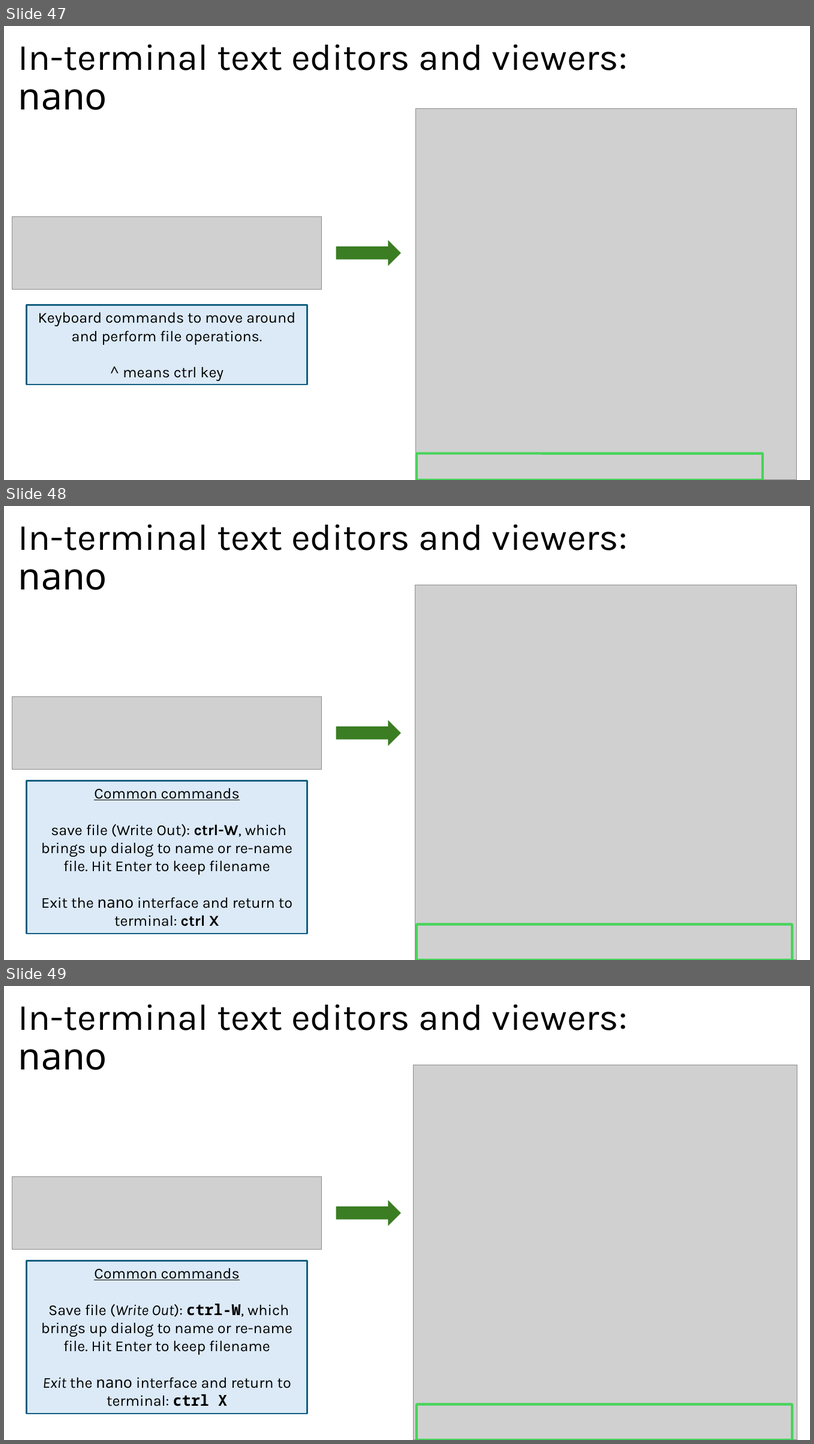
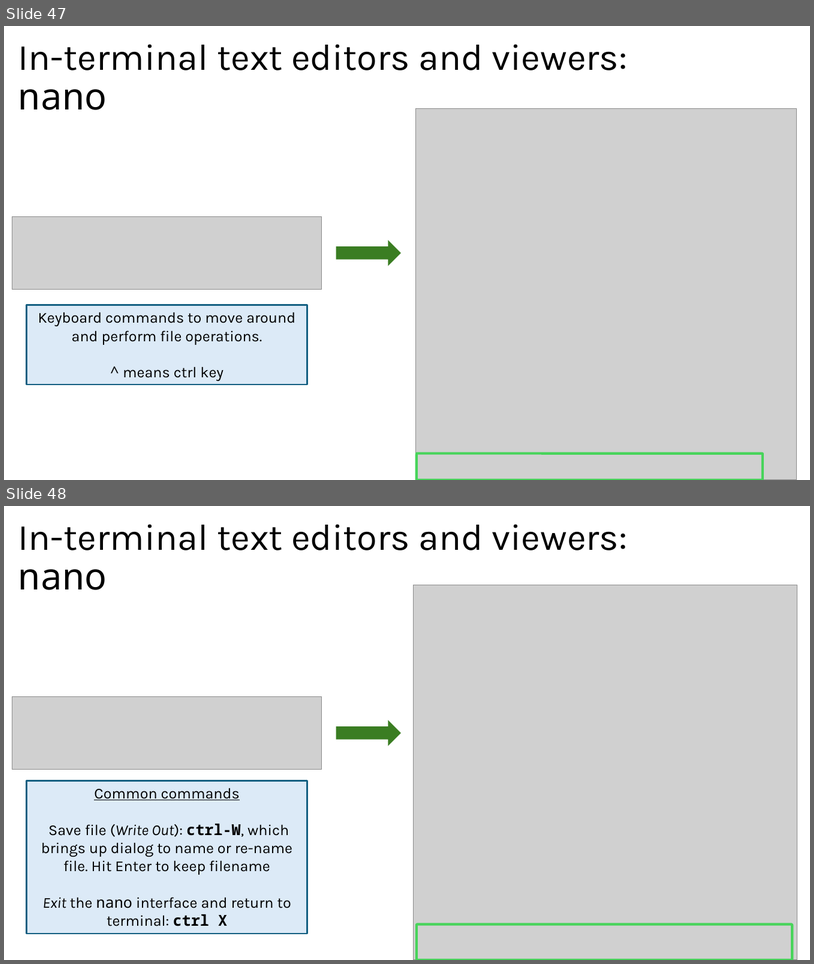
Before and after one commit to harvardinformatics/short-trainings, a slide deck: cmd-line-101/03-integration.pptx. Shown one above the other, each under a label of ours: slides 47, 48 and 49 before the commit, slides 47 and 48 after it. The pictures are 814x1444 and 814x964 pixels, drawn with LibreOffice and Linux fonts; fonts in the diff are those of the drawing; grey boxes stand for pictures. Boxes give left, top, right and bottom in pixels: in the first picture for what was removed or moved away, otherwise in the second. Text is boxed around its words. In the diff, an @@ line names an element or a change of style, - is before the commit and + after.

```diff
--- a/cmd-line-101/03-integration.pptx
+++ b/cmd-line-101/03-integration.pptx
@@ slide 48 removed at bbox=[4, 506, 810, 960], background #FFFFFF @@
@@ title removed at bbox=[18, 524, 628, 590] @@
-In-terminal text editors and viewers: nano
@@ picture removed at bbox=[416, 585, 797, 960] @@
@@ picture removed at bbox=[12, 697, 321, 769] @@
@@ right arrow removed at bbox=[336, 720, 401, 746] @@
@@ rectangle removed at bbox=[26, 781, 307, 933] @@
-Common commands
-save file (Write Out): ctrl-W, which brings up dialog to name or re-name file. Hit Enter to keep filename
-Exit the nano interface and return to terminal: ctrl X
@@ rounded rectangle removed at bbox=[417, 924, 792, 960] @@
@@ what was slide 49 is now slide 48 @@
```
Also in this commit, not shown: 2 slides changed.
